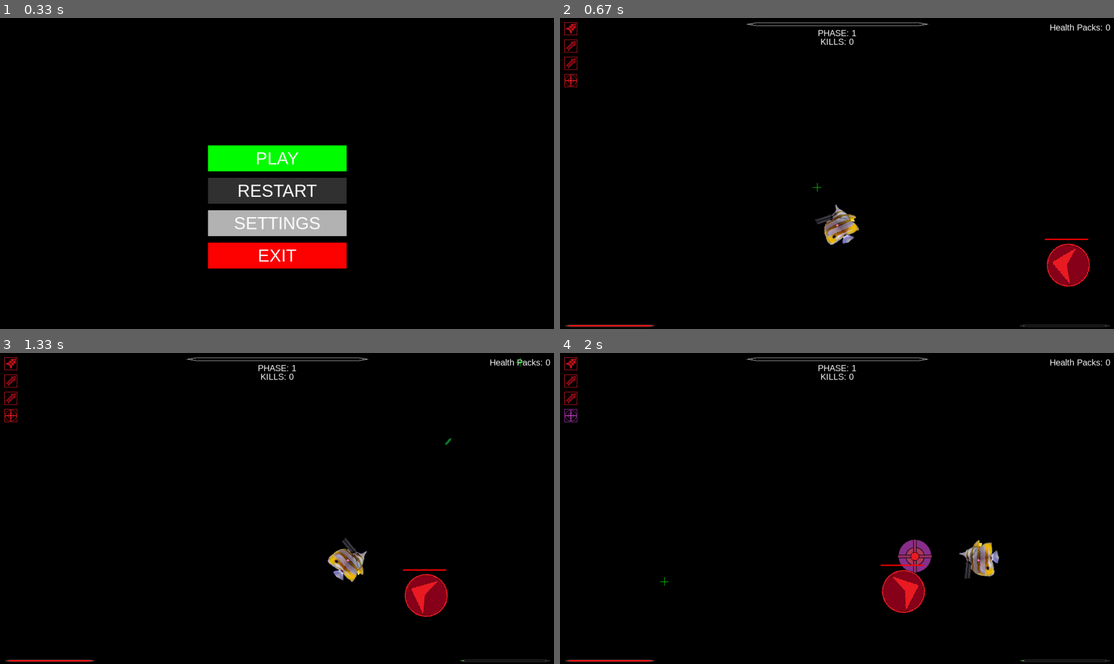
Above: before the commit, frames 1-4 (two rows, left to right).
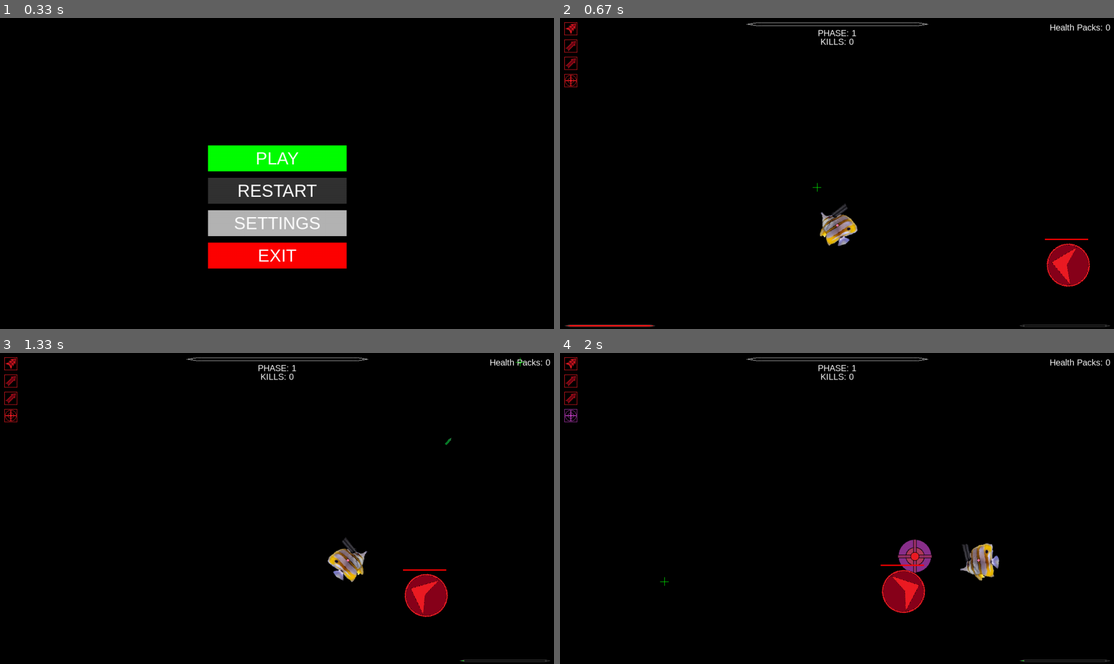
Above: after the commit, the same moments.

Repository: Jacob1Carter/BulletHellPygame
Game: pygame game, started from main.py
Same seed, same stepped clock (60 frames per second), same inputs: the game is played once before the commit and once after it.
Inputs (mouse positions are in pixels of both pictures, inside the frame that each line leads up to):
- Up to frame 1 (0.33 s): no input
- Up to frame 2 (0.67 s): click (814, 185) at 0.38 s
- Up to frame 3 (1.33 s): hold F5 0.67-1.13 s; hold D 0.67-1.13 s; move the mouse to (282, 530) at 0.7 s; click "Health Packs: 0" at 1.22 s
- Up to frame 4 (2 s): hold D 1.5-1.97 s; move the mouse to (665, 580) at 1.53 s; tap F at 1.57, 1.87 s

Frame 1 is identical in both runs. In frame 2, 0.5% of the frame differs, in the area x 46-55%, y 59-74%; in frame 3, 0.1%; in frame 4, 0.6%, in the area x 0-80%, y 60-100%.

Commit message:
Player now flips to properly face the reticule

Diff:
--- a/entities.py
+++ b/entities.py
@@ -220,6 +220,7 @@
         self.warp_active_cooldown = self.warp_cooldown
 
         self.facing_right = True
+        self.invulnerable = False
 
     def dash(self, x, y):  # dash in the direction of the mouse
         a = abs(self.x - x)
@@ -264,9 +265,10 @@
         return Rocket(self.x, self.y, self.angle)
 
     def take_damage(self, dam):
-        self.health -= dam
-        if self.health < 0:
-            self.health = 0
+        if not self.invulnerable:
+            self.health -= dam
+            if self.health < 0:
+                self.health = 0
 
     def heal(self, dam):
         self.health += dam
--- a/main.py
+++ b/main.py
@@ -138,16 +138,17 @@
     #   turn
 
     player.angle = (360 - math.atan2(y - player.y, x - player.x) * 180 / math.pi) - 90
-    rot_image = pygame.transform.rotate(player.img, player.angle)
+    flip_image = player.img
     if player.angle >= 360 or player.angle < 180:
         if player.facing_right:
-            print("LEFT")
             player.facing_right = False
-            rot_image = pygame.transform.flip(rot_image, False, True)
+            flip_image = pygame.transform.flip(player.img, True, False)
     if 360 > player.angle >= 180 and not player.facing_right:
-        print("RIGHT")
         player.facing_right = True
-        rot_image = pygame.transform.flip(rot_image, False, False)
+        flip_image = pygame.transform.flip(player.img, True, False)
+    player.img = flip_image
+
+    rot_image = pygame.transform.rotate(player.img, player.angle)
     player.rect = rot_image.get_rect(center=(player.x, player.y))
 
     #   dash
@@ -500,21 +501,30 @@
     if len(player.warps) > 0:
         WIN.blit(warp_active_ico, (10, 130))
 
+    #   phase text
+
     phase_text = FONT3.render("PHASE: {}".format(phase), True, COLOURS["white"])
     WIN.blit(phase_text, (((WIDTH / 2) - (phase_text.get_width() / 2)), (0 + phase_text.get_height())))
     kill_text = FONT3.render("KILLS: {}".format(player.kills), True, COLOURS["white"])
     WIN.blit(kill_text, (((WIDTH / 2) - (kill_text.get_width() / 2)), (20 + kill_text.get_height())))
 
+    #   Health packs
+
     healthpack_text = FONT3.render("Health Packs: {}".format(len(player.collected_health_packs)), True,
                                    COLOURS["white"])
     WIN.blit(healthpack_text, (WIDTH - healthpack_text.get_width() - 10, 0 + 10))
 
-    pygame.draw.rect(WIN, COLOURS["red"], pygame.Rect(15, HEIGHT - 8, (player.health / player.max_health) * 200, 1))
-    if (player.health / player.max_health) * 200 > 193:
-        pygame.draw.rect(WIN, COLOURS["red"], pygame.Rect(22, HEIGHT - 9, 193, 3))
-    elif (player.health / player.max_health) * 200 > 7:
-        pygame.draw.rect(WIN, COLOURS["red"], pygame.Rect(22, HEIGHT - 9, (player.health / player.max_health) * 200, 3))
-    WIN.blit(attribute_bar_ico, (10, HEIGHT - 10))
+    #   Player health bar
+
+    if not player.invulnerable:
+        pygame.draw.rect(WIN, COLOURS["red"], pygame.Rect(15, HEIGHT - 8, (player.health / player.max_health) * 200, 1))
+        if (player.health / player.max_health) * 200 > 193:
+            pygame.draw.rect(WIN, COLOURS["red"], pygame.Rect(22, HEIGHT - 9, 193, 3))
+        elif (player.health / player.max_health) * 200 > 7:
+            pygame.draw.rect(WIN, COLOURS["red"], pygame.Rect(22, HEIGHT - 9, (player.health / player.max_health) * 200, 3))
+        WIN.blit(attribute_bar_ico, (10, HEIGHT - 10))
+
+    #   Player ammo bar
 
     bar_colour = COLOURS["green"]
     if player.overheat >= player.max_overheat:
@@ -782,6 +792,10 @@
 
                 if event.key == pygame.K_F1:
                     ui = not ui
+
+                if event.key == pygame.K_F5:
+                    player.health = player.max_health
+                    player.invulnerable = not player.invulnerable
 
         keys_pressed = pygame.key.get_pressed()
         mouse_pressed = pygame.mouse.get_pressed()
--- a/tools.py
+++ b/tools.py
@@ -6,3 +6,46 @@
     for i in range(0, 31):
         img = Image.open(os.path.join("Assets", "Rocket_ico", f"Rocket{str(i)}.png"))
         img.save(os.path.join("Assets", "Warp_ico", f"Warp{str(i)}.png"))
+
+
+def other():
+    import pygame
+    import sys
+
+    # Initialize Pygame
+    pygame.init()
+
+    # Set up display
+    width, height = 400, 300
+    screen = pygame.display.set_mode((width, height))
+    pygame.display.set_caption("Flip Example")
+
+    # Load an image
+    image = pygame.image.load("Assets/Rocket_ico/Rocket30.png")
+
+    # Main game loop
+    running = True
+    while running:
+        for event in pygame.event.get():
+            if event.type == pygame.QUIT:
+                running = False
+
+        # Flip the image horizontally and vertically
+        flipped_image_horizontal = pygame.transform.flip(image, True, False)
+        flipped_image_vertical = pygame.transform.flip(image, False, True)
+
+        # Draw the original and flipped images on the screen
+        screen.fill((255, 255, 255))
+        screen.blit(image, (50, 50))
+        screen.blit(flipped_image_horizontal, (200, 50))
+        screen.blit(flipped_image_vertical, (200, 150))
+
+        # Update the display
+        pygame.display.flip()
+
+    # Quit Pygame
+    pygame.quit()
+    sys.exit()
+
+
+other()
